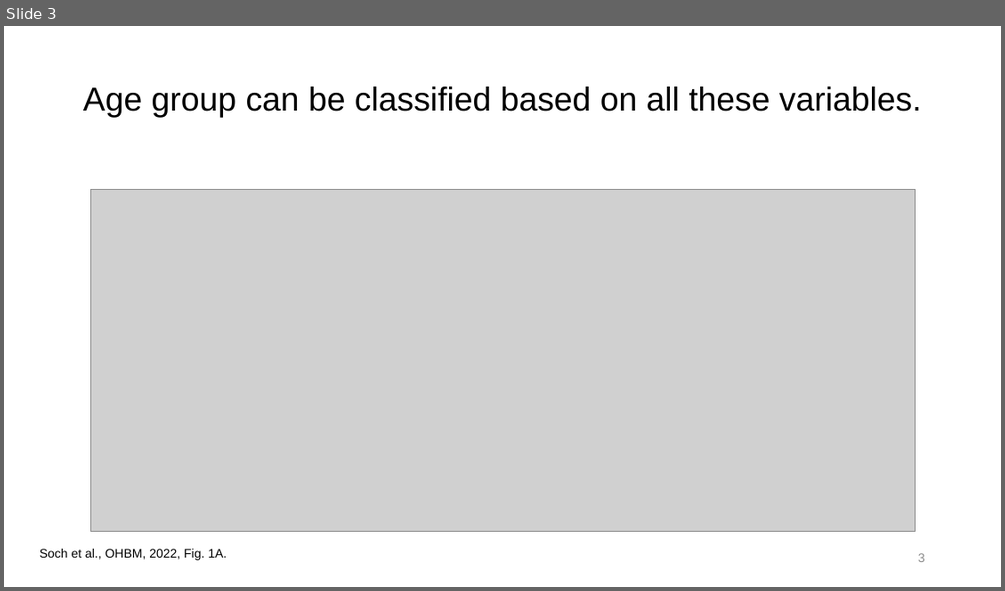
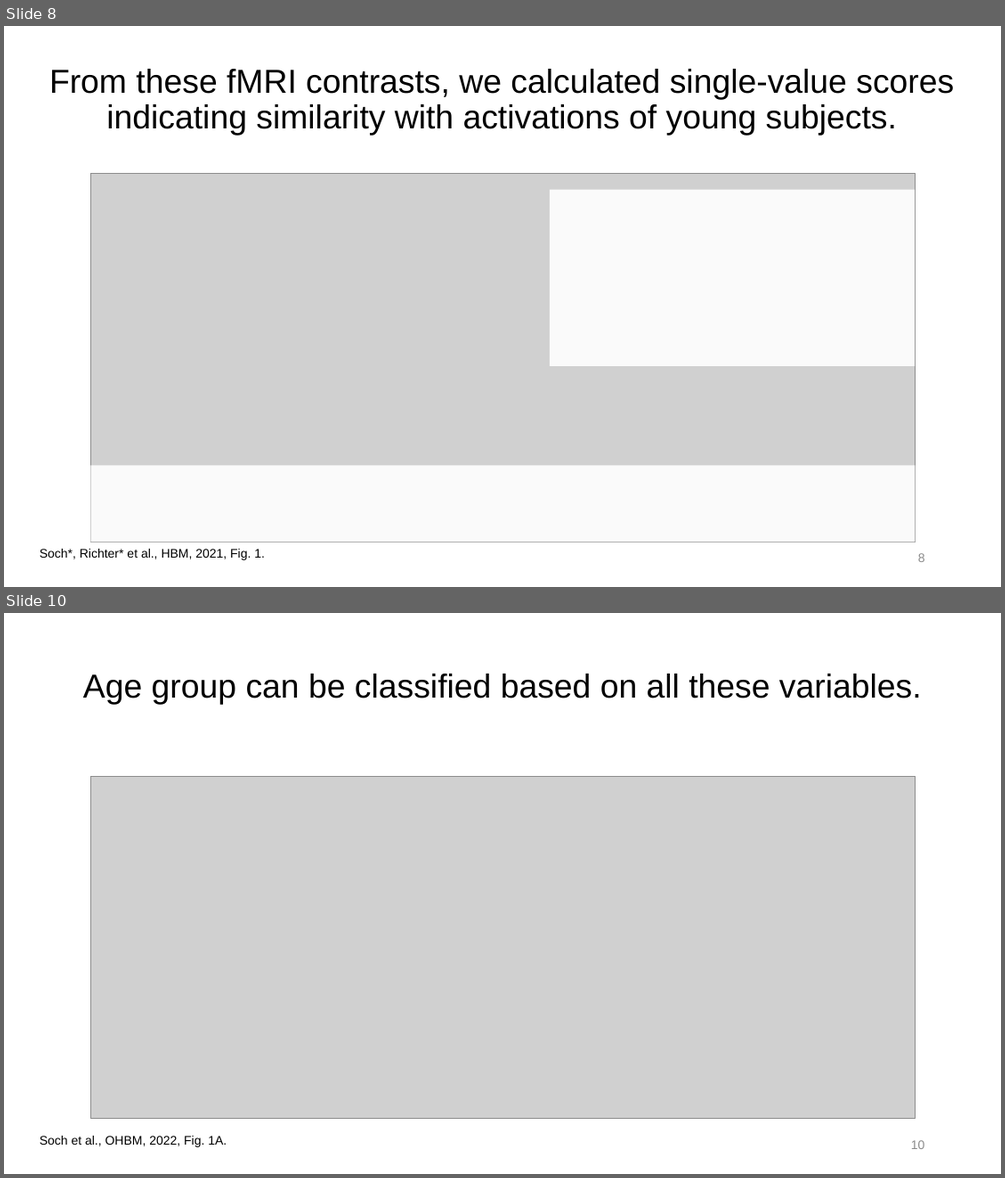
Before and after one commit to JoramSoch/OHBM_2022, a slide deck: Talks/OHBM_2022_Talk_B_FADE.pptx. Shown one above the other, each under a label of ours: slide 3 before the commit, slides 8 and 10 after it; the slides between them are not shown. The pictures are 1005x591 and 1005x1178 pixels, drawn with LibreOffice and Linux fonts; fonts in the diff are those of the drawing; grey boxes stand for pictures. Boxes give left, top, right and bottom in pixels: in the first picture for what was removed or moved away, otherwise in the second. Text is boxed around its words. In the diff, an @@ line names an element or a change of style, - is before the commit and + after.

```diff
--- a/Talks/OHBM_2022_Talk_B_FADE.pptx
+++ b/Talks/OHBM_2022_Talk_B_FADE.pptx
@@ slide 8 added at (4, 26, 1001, 587), background #FFFFFF @@
@@ title added at (49, 69, 954, 135), 32 pt, text #000000 @@
+From these fMRI contrasts, we calculated single-value scores
+indicating similarity with activations of young subjects.
@@ picture added at (90, 174, 914, 541) @@
@@ rectangle added at (550, 190, 914, 366), fill #FFFFFF at 90% opacity @@
@@ rectangle added at (90, 465, 914, 541), fill #FFFFFF at 90% opacity @@
@@ text added at (40, 548, 265, 560), 12 pt, text #000000 @@
+Soch*, Richter* et al., HBM, 2021, Fig. 1.
@@ page number added at (918, 553, 925, 562), 12 pt, text #8C8C8C @@
+8
@@ what was slide 3 is now slide 10 @@
@@ page number at (911, 1140, 925, 1149): text changed @@
-3
+10
```
Also in this commit, not shown: 3 slides changed, 10 other slides added, 1 slide removed, 2 other files.
